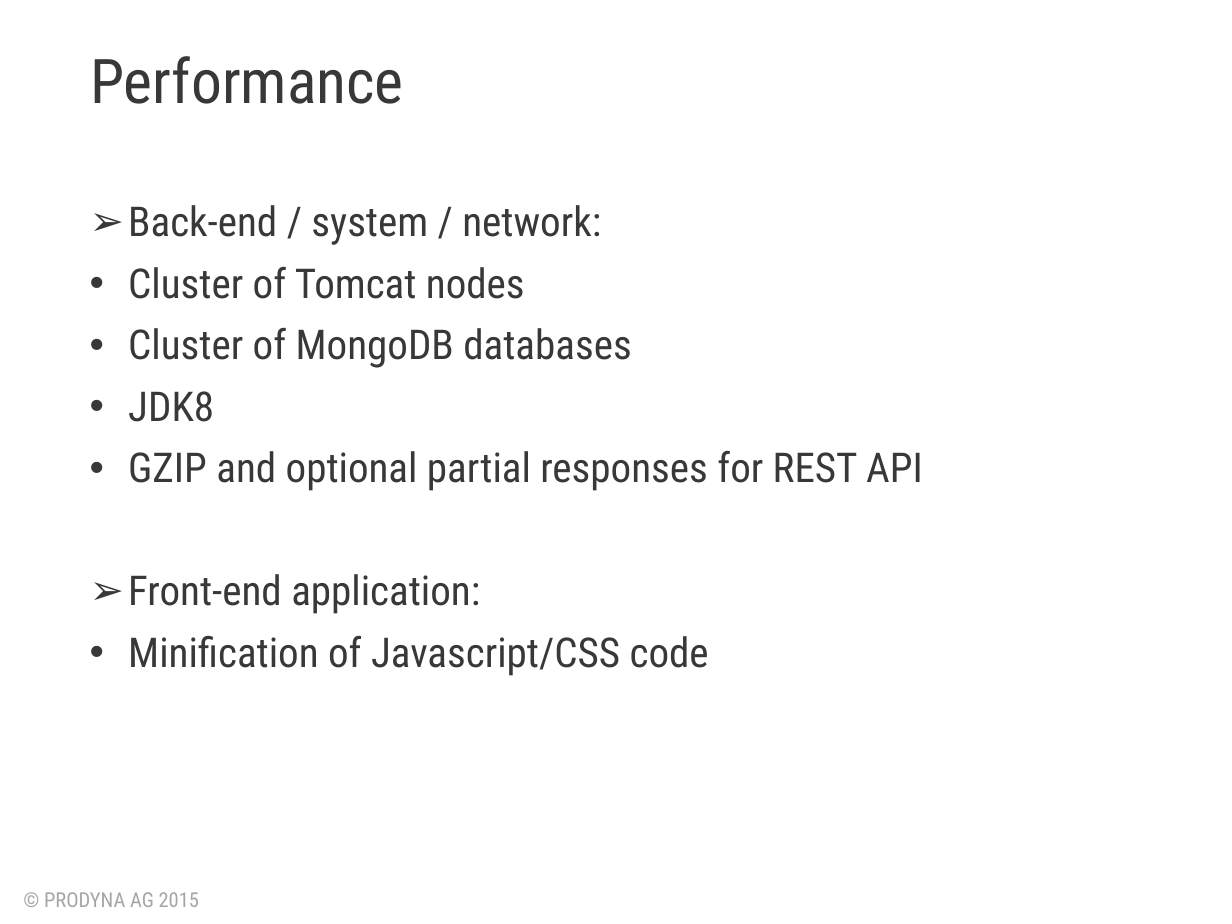
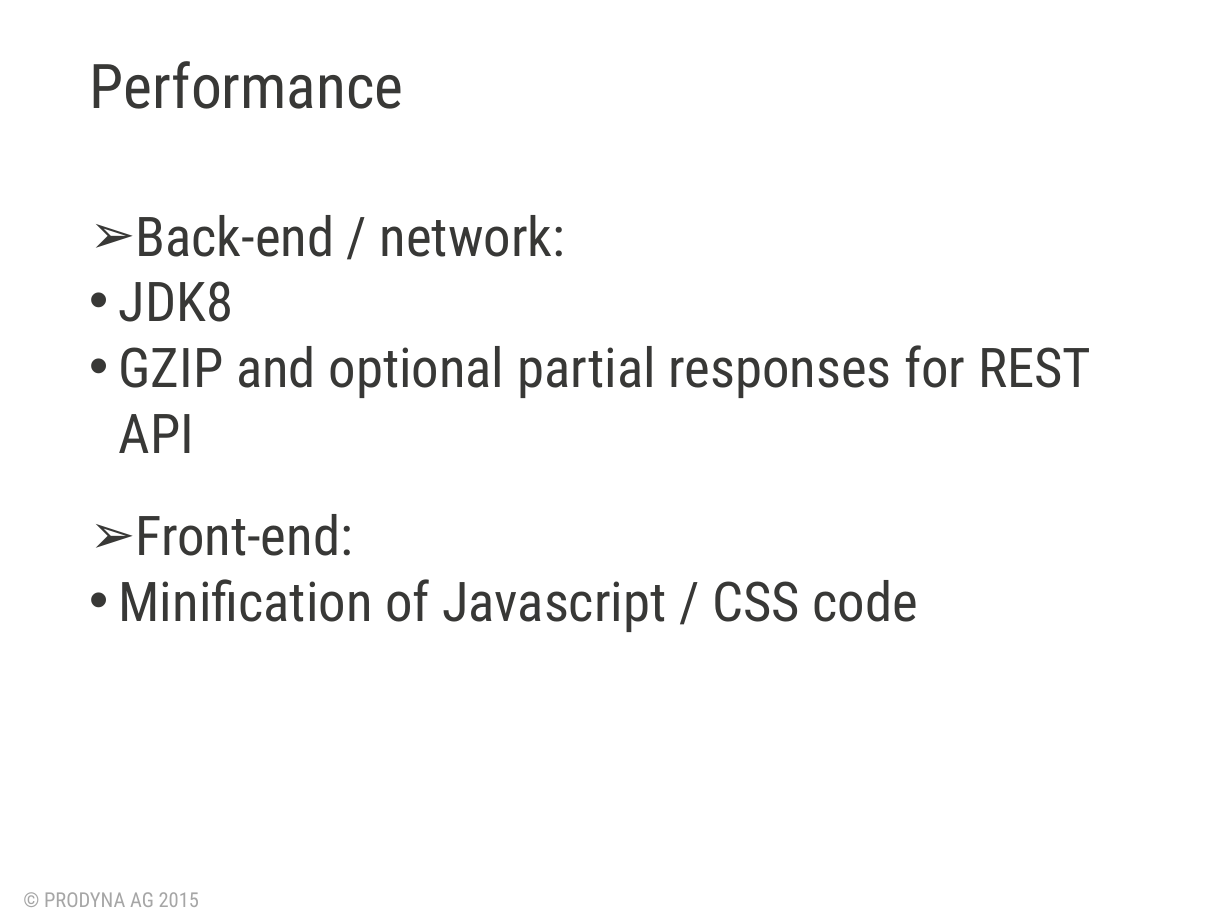
Before and after one commit to BGligorijevic/pac-slides, a slide deck: slide 8 of PAC-presentation.pptx (slide 7 before the commit). Drawn at 1232x924 pixels with LibreOffice and Linux fonts; fonts in the diff are those of the drawing; background and template pictures are left out. Boxes give left, top, right and bottom in pixels: in the first picture for what was removed or moved away, otherwise in the second. Text is boxed around its words. In the diff, an @@ line names an element or a change of style, - is before the commit and + after.

Commit message:
Updates with new slides

```diff
--- a/PAC-presentation.pptx
+++ b/PAC-presentation.pptx
@@ text "Performance" at [90,61,404,109]: line spacing 0.9 to 1 @@
@@ text at [135,215,565,257]: text changed; size 24 to 32 pt @@
-➢ Back-end / system / network:
-• Cluster of Tomcat nodes
-• Cluster of MongoDB databases
+➢ Back-end / network:
@@ text at [119,281,1091,453]: size 24 to 32 pt in "JDK8", "GZIP and optional partial responses for REST ..."; indent changed; line spacing 0.9 to 1; less space between paragraphs @@
@@ text at [119,514,917,632]: text changed; size 24 to 32 pt @@
-➢ Front-end application:
-• Minification of Javascript/CSS code
+➢ Front-end:
+• Minification of Javascript / CSS code
```
Also in this commit, not shown: 5 other slides changed, 5 slides added, 2 slides removed.
